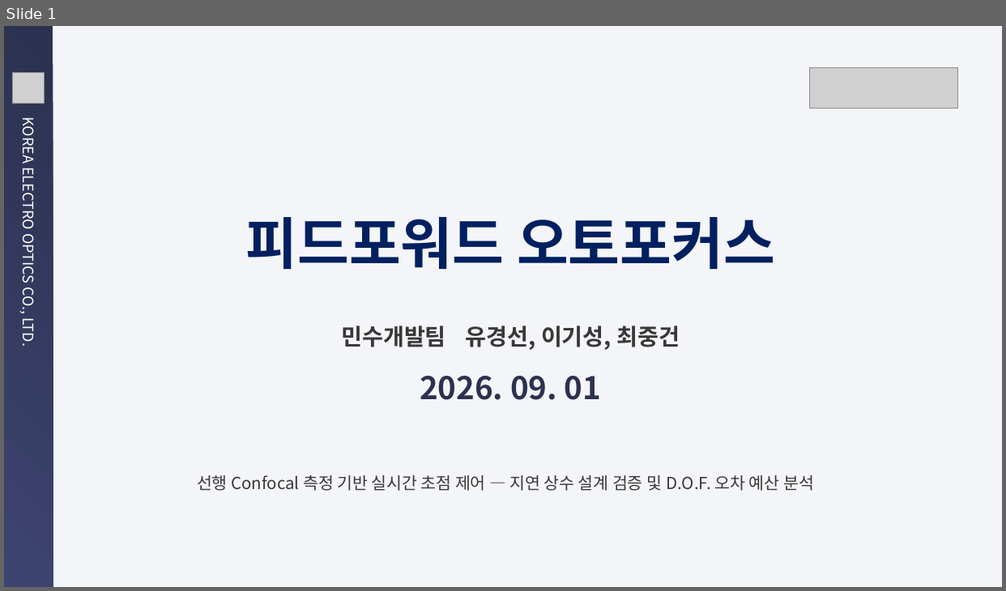
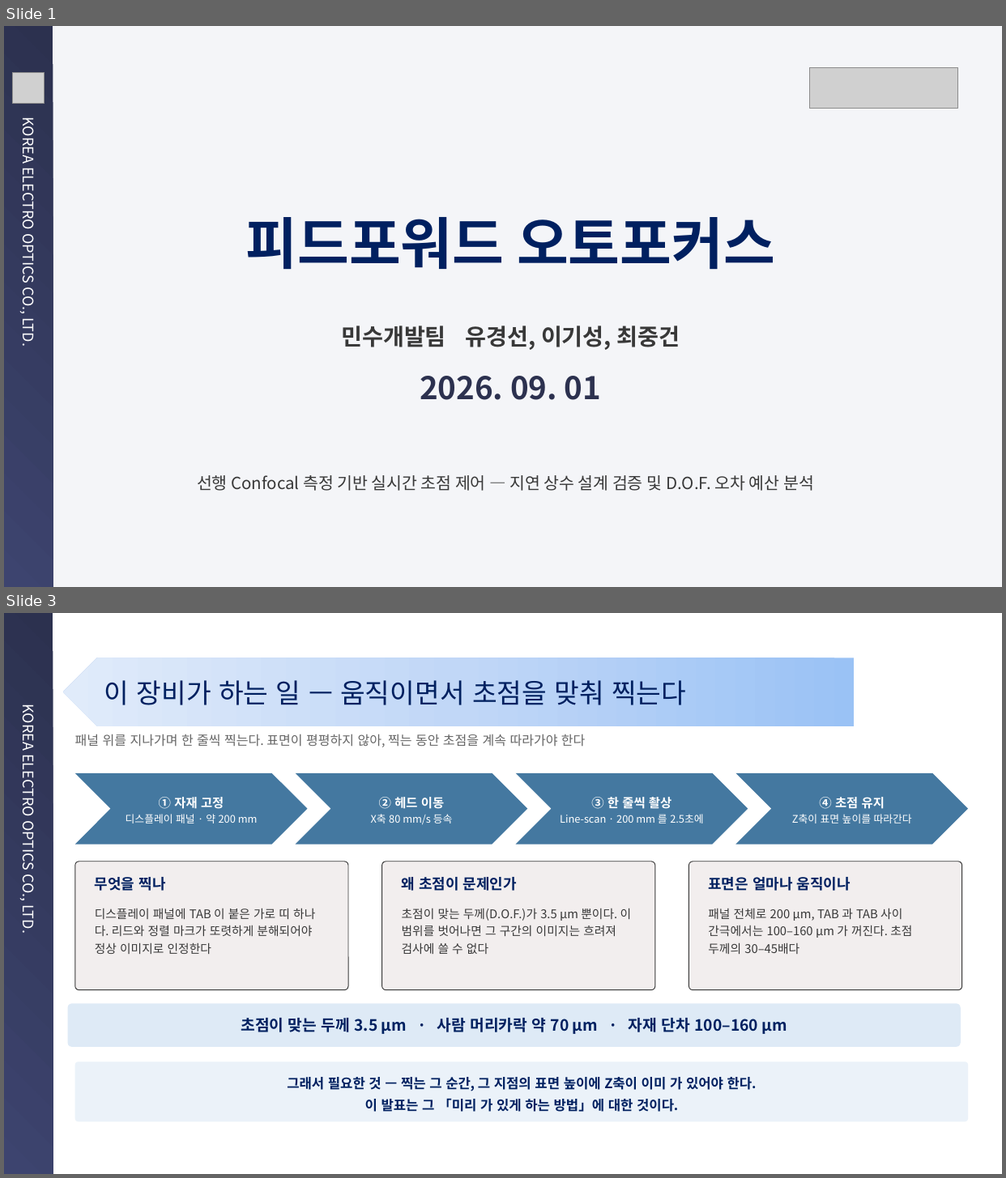
Before and after one commit to kyeongsunyu/SEQApp, a slide deck: Documents/기술경진대회/연구소기술경진대회_민수개발팀 유경선, 이기성, 최중건_피드포워드 오토포커스_260901.pptx. Shown one above the other, each under a label of ours: slide 1 before the commit, slides 1 and 3 after it; the slides between them are not shown. The pictures are 1006x591 and 1006x1178 pixels, drawn with LibreOffice and Linux fonts; fonts in the diff are those of the drawing; grey boxes stand for pictures; background and template pictures are left out. Boxes give left, top, right and bottom in pixels: in the first picture for what was removed or moved away, otherwise in the second. Text is boxed around its words. In the diff, an @@ line names an element or a change of style, - is before the commit and + after.

```diff
--- a/Documents/기술경진대회/연구소기술경진대회_민수개발팀 유경선, 이기성, 최중건_피드포워드 오토포커스_260901.pptx
+++ b/Documents/기술경진대회/연구소기술경진대회_민수개발팀 유경선, 이기성, 최중건_피드포워드 오토포커스_260901.pptx
@@ slide 3 added at bbox=[4, 613, 1002, 1174], background #FFFFFF @@
@@ rectangle added at bbox=[4, 613, 53, 1174], fill gradient #2C314F to #3D446F, 14 pt, text #FFFFFF @@
+KOREA ELECTRO OPTICS CO., LTD.
@@ pentagon arrow added at bbox=[63, 658, 854, 726], fill gradient #9AC3F5 to #C2D8F8 to #E1EBFB @@
@@ text added at bbox=[104, 680, 686, 705], 26 pt, text #002060 @@
+이 장비가 하는 일 — 움직이면서 초점을 맞춰 찍는다
@@ text added at bbox=[75, 734, 586, 747], 12.5 pt, text #666666 @@
+패널 위를 지나가며 한 줄씩 찍는다. 표면이 평평하지 않아, 찍는 동안 초점을 계속 따라가야 한다
@@ chevron added at bbox=[75, 773, 307, 845], fill #4478A0, 10 pt, text #FFFFFF @@
+① 자재 고정
+디스플레이 패널 · 약 200 mm
@@ chevron added at bbox=[296, 773, 527, 845], fill #4478A0, 10 pt, text #FFFFFF @@
+② 헤드 이동
+X축 80 mm/s 등속
@@ chevron added at bbox=[515, 773, 748, 845], fill #4478A0, 10 pt, text #FFFFFF @@
+③ 한 줄씩 촬상
+Line-scan · 200 mm 를 2.5초에
@@ chevron added at bbox=[736, 773, 968, 845], fill #4478A0, 10 pt, text #FFFFFF @@
+④ 초점 유지
+Z축이 표면 높이를 따라간다
@@ rounded rectangle added at bbox=[75, 862, 348, 990], fill #F2EEEE, outline #383838 0.75 pt @@
@@ text added at bbox=[95, 877, 165, 891], 14 pt, text #002060, bold @@
+무엇을 찍나
@@ rounded rectangle added at bbox=[382, 862, 655, 990], fill #F2EEEE, outline #383838 0.75 pt @@
@@ text added at bbox=[402, 877, 517, 891], 14 pt, text #002060, bold @@
+왜 초점이 문제인가
@@ rounded rectangle added at bbox=[689, 862, 962, 990], fill #F2EEEE, outline #383838 0.75 pt @@
@@ text added at bbox=[708, 877, 850, 891], 14 pt, text #002060, bold @@
+표면은 얼마나 움직이나
@@ text added at bbox=[95, 908, 315, 954], 11.5 pt, text #383838 @@
+디스플레이 패널에 TAB 이 붙은 가로 띠 하나다. 리드와 정렬 마크가 또렷하게 분해되어야 정상 이미지로 인정한다
@@ text added at bbox=[402, 908, 632, 954], 11.5 pt, text #383838 @@
+초점이 맞는 두께(D.O.F.)가 3.5 µm 뿐이다. 이 범위를 벗어나면 그 구간의 이미지는 흐려져 검사에 쓸 수 없다
@@ text added at bbox=[708, 908, 912, 954], 11.5 pt, text #383838 @@
+패널 전체로 200 µm, TAB 과 TAB 사이 간극에서는 100–160 µm 가 꺼진다. 초점 두께의 30–45배다
@@ rounded rectangle added at bbox=[68, 1003, 961, 1047], fill #DEEAF6, 15 pt, text #002060, bold @@
+초점이 맞는 두께 3.5 µm · 사람 머리카락 약 70 µm · 자재 단차 100–160 µm
@@ rounded rectangle added at bbox=[75, 1063, 968, 1122], fill #EBF2F9, 13 pt, text #002060, bold @@
+그래서 필요한 것 — 찍는 그 순간, 그 지점의 표면 높이에 Z축이 이미 가 있어야 한다.
+이 발표는 그 「미리 가 있게 하는 방법」에 대한 것이다.
```
Also in this commit, not shown: 3 slides changed, 2 other slides added, 3 other files.
